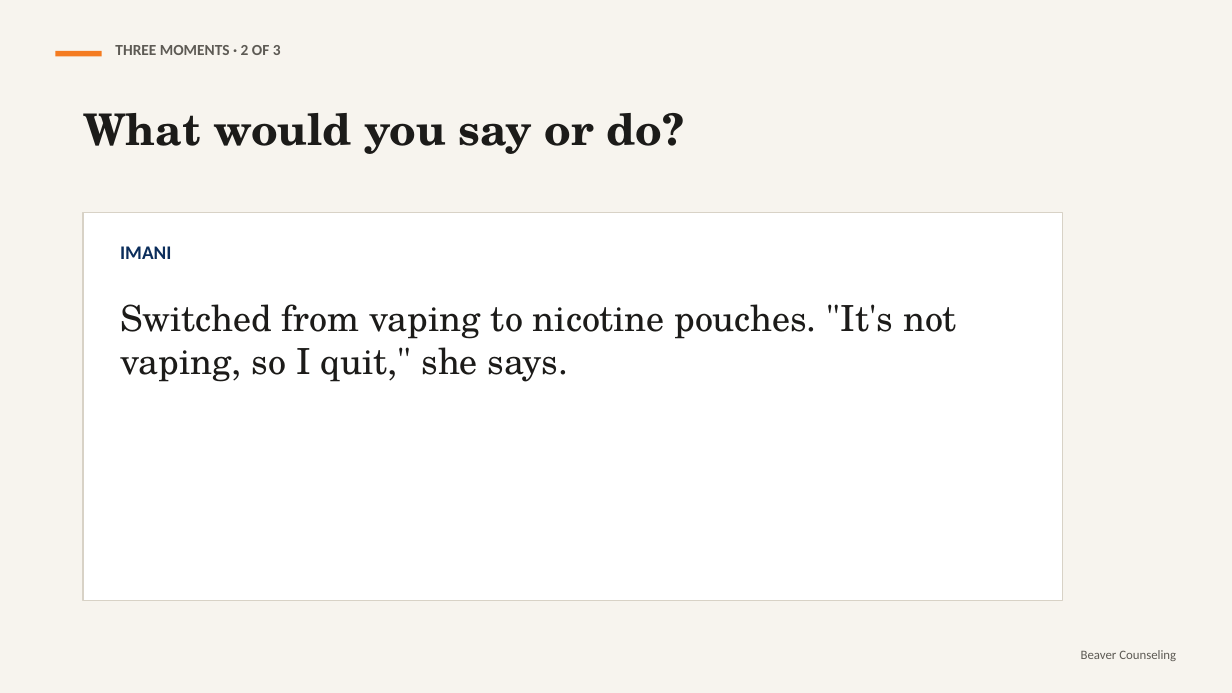
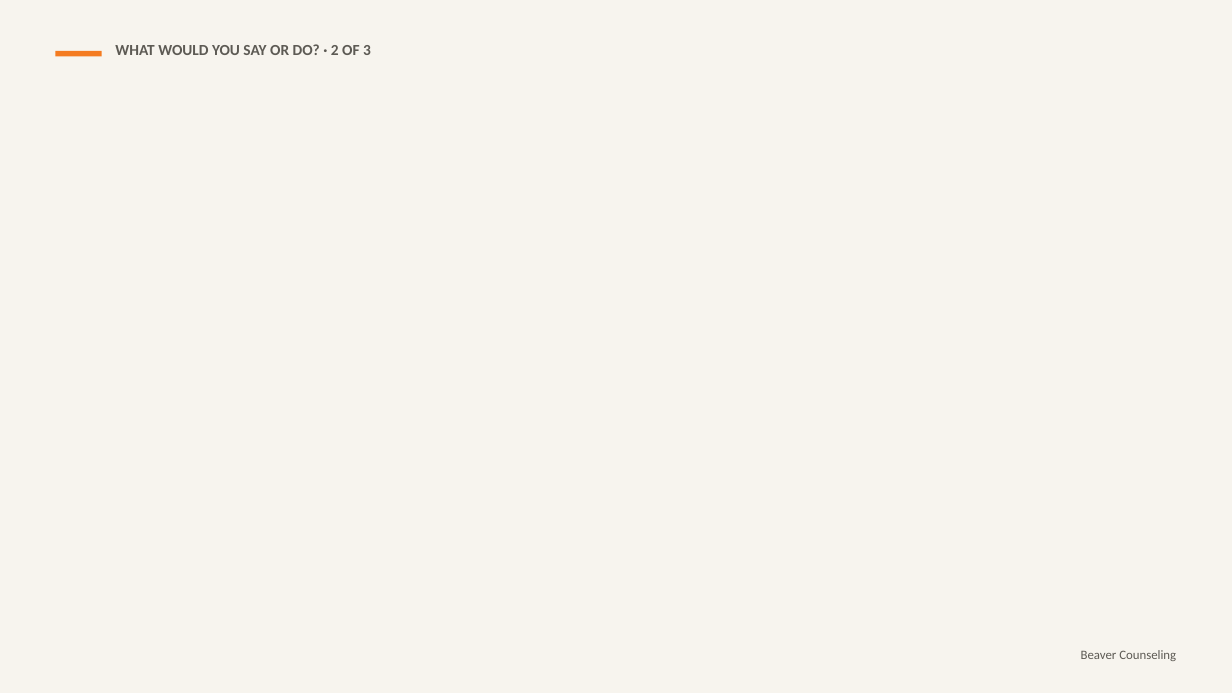
Before and after one commit to rmwtoolkit/bcds-toolkit, a slide deck: slide 13 of decks/vaping-and-your-brain-lesson-v2.pptx (slide 9 before the commit). Drawn at 1232x693 pixels with LibreOffice and Linux fonts; fonts in the diff are those of the drawing; background and template pictures are left out. Boxes give left, top, right and bottom in pixels: in the first picture for what was removed or moved away, otherwise in the second. Text is boxed around its words. In the diff, an @@ line names an element or a change of style, - is before the commit and + after.

```diff
--- a/decks/vaping-and-your-brain-lesson-v2.pptx
+++ b/decks/vaping-and-your-brain-lesson-v2.pptx
@@ text at (x1=115, y1=44, x2=371, y2=55): text changed @@
-THREE MOMENTS · 2 OF 3
+WHAT WOULD YOU SAY OR DO? · 2 OF 3
@@ text removed at (x1=83, y1=113, x2=684, y2=154) @@
-What would you say or do?
@@ rectangle removed at (x1=83, y1=213, x2=1063, y2=601) @@
@@ text removed at (x1=120, y1=246, x2=171, y2=259) @@
-IMANI
@@ text removed at (x1=120, y1=304, x2=956, y2=382) @@
-Switched from vaping to nicotine pouches. "It's not vaping, so I quit," she says.
```
Also in this commit, not shown: 10 other slides changed, 8 slides added, 2 slides removed, 5 other files.
